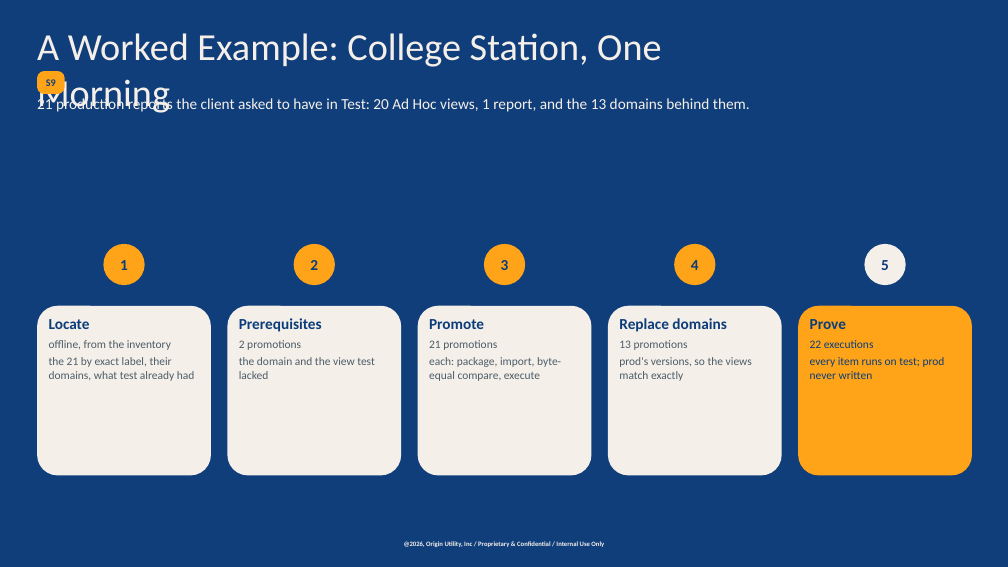
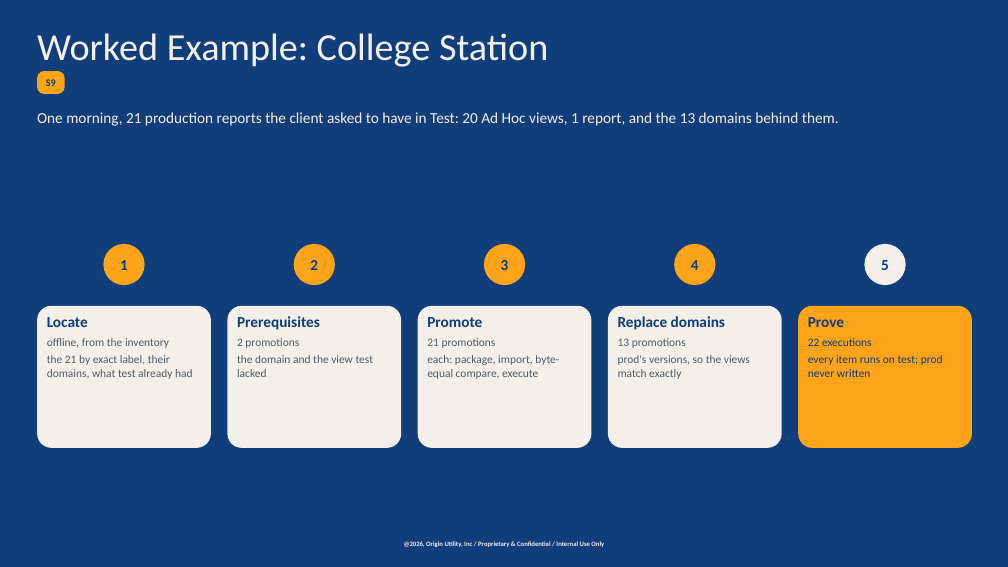
Before and after one commit to chasepowers59/OriginBA, a slide deck: slide 10 of jaspersoft/docs/OriginBA_Automated_Deployment.pptx. Drawn at 1008x567 pixels with LibreOffice and Linux fonts; fonts in the diff are those of the drawing; background and template pictures are left out; a plain dark background stands for a picture behind light text. Boxes give left, top, right and bottom in pixels: in the first picture for what was removed or moved away, otherwise in the second. Text is boxed around its words. In the diff, an @@ line names an element or a change of style, - is before the commit and + after.

```diff
--- a/jaspersoft/docs/OriginBA_Automated_Deployment.pptx
+++ b/jaspersoft/docs/OriginBA_Automated_Deployment.pptx
@@ text at (37,33,548,67): text changed @@
-A Worked Example: College Station, One Morning
+Worked Example: College Station
@@ text at (37,112,839,126): text changed @@
-21 production reports the client asked to have in Test: 20 Ad Hoc views, 1 report, and the 13 domains behind them.
+One morning, 21 production reports the client asked to have in Test: 20 Ad Hoc views, 1 report, and the 13 domains behind them.
@@ rounded rectangle "Locate": place and size @@
-rounded rectangle "Locate" at (37,306,211,475)
+rounded rectangle "Locate" at (37,306,211,448)
@@ rounded rectangle "Prerequisites": place and size @@
-rounded rectangle "Prerequisites" at (227,306,401,475)
+rounded rectangle "Prerequisites" at (227,306,401,448)
@@ rounded rectangle "Promote": place and size @@
-rounded rectangle "Promote" at (418,306,591,475)
+rounded rectangle "Promote" at (418,306,591,448)
@@ rounded rectangle "Replace domains": place and size @@
-rounded rectangle "Replace domains" at (608,306,782,475)
+rounded rectangle "Replace domains" at (608,306,782,448)
@@ proportions changed in 5 elements at (608,306,782,448), (37,306,211,448), (227,306,401,448), (418,306,591,448), (798,306,972,448) @@
@@ rounded rectangle "Prove": place and size @@
-rounded rectangle "Prove" at (798,306,972,475)
+rounded rectangle "Prove" at (798,306,972,448)
```
Also in this commit, not shown: 14 other slides changed, 2 other files.
